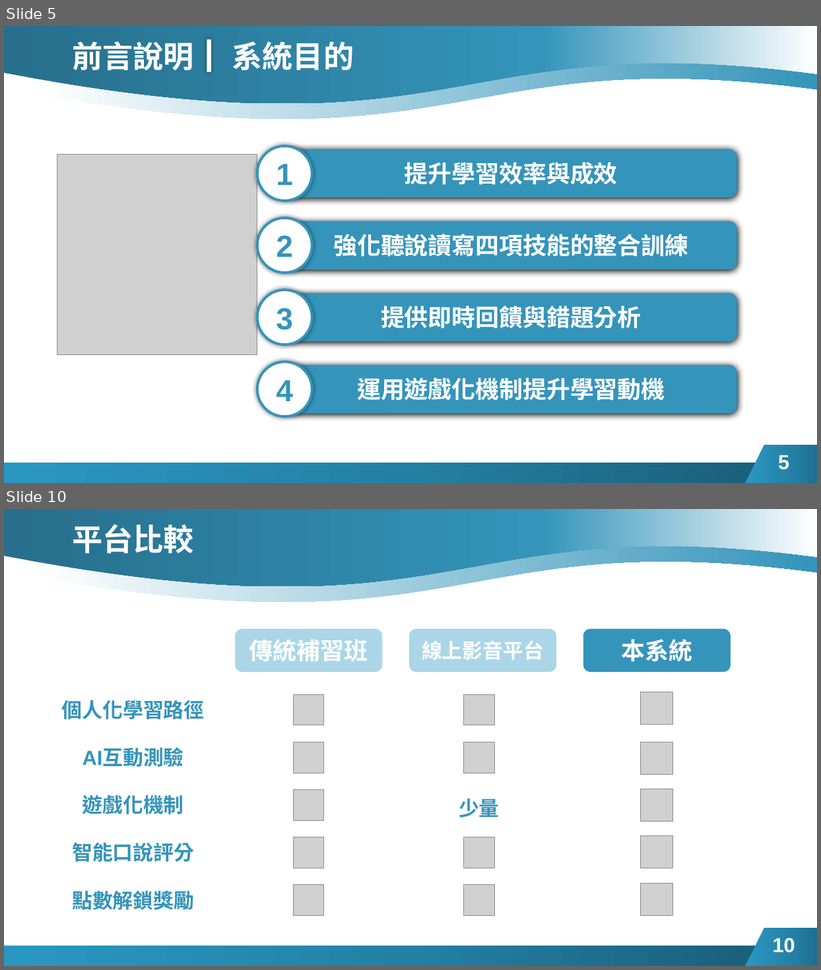
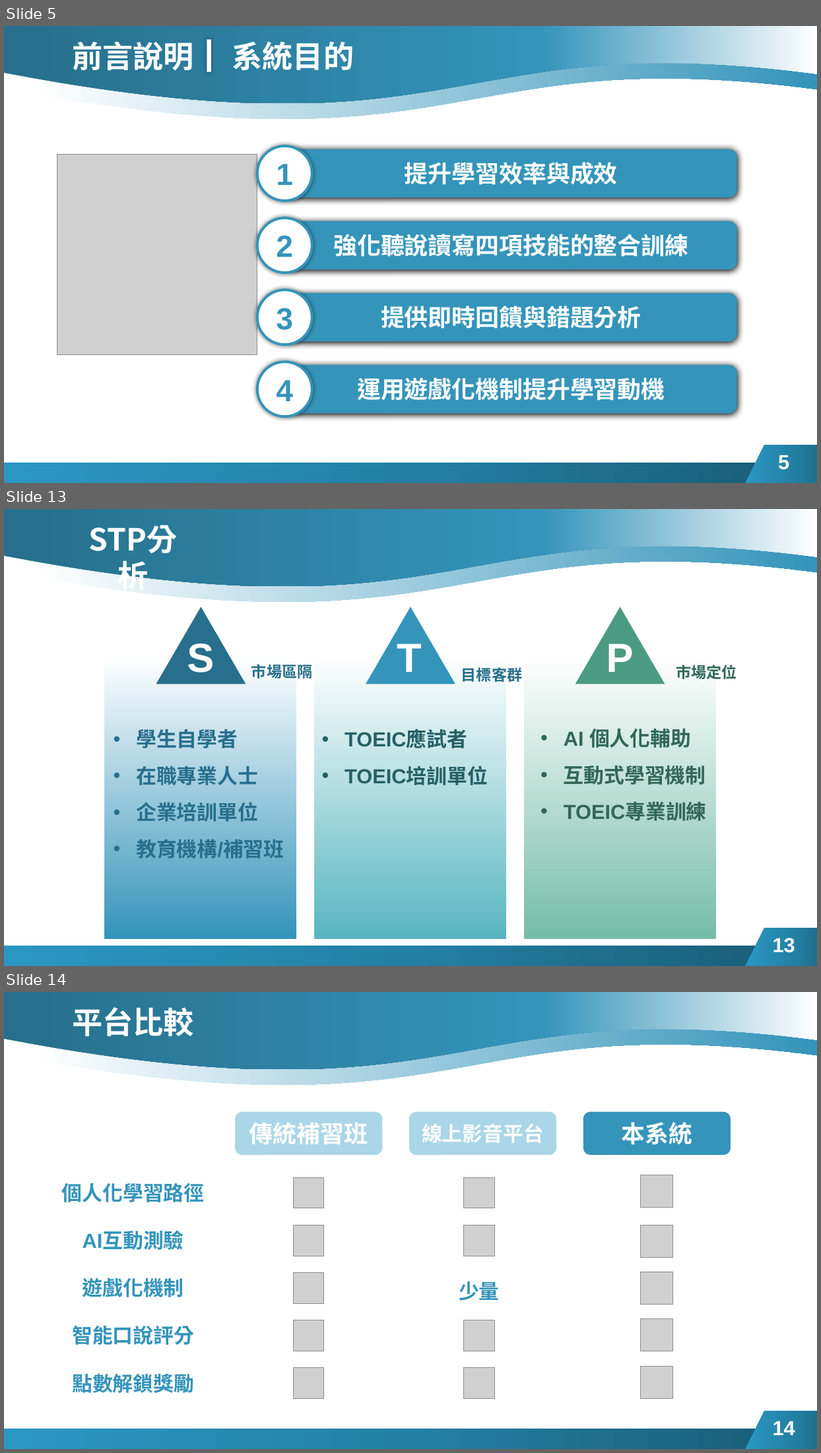
Before and after one commit to imfyn5/AI_system-1, a slide deck: 初審.pptx. Shown one above the other, each under a label of ours: slides 5 and 10 before the commit, slides 5, 13 and 14 after it; the slides between them are not shown. The pictures are 821x970 and 821x1453 pixels, drawn with LibreOffice and Linux fonts; fonts in the diff are those of the drawing; grey boxes stand for pictures. Boxes give left, top, right and bottom in pixels: in the first picture for what was removed or moved away, otherwise in the second. Text is boxed around its words. In the diff, an @@ line names an element or a change of style, - is before the commit and + after.

```diff
--- a/初審.pptx
+++ b/初審.pptx
@@ slide 13 added at (4, 509, 817, 966), background #FFFFFF; not listed: 4 template elements that a slide beside it also shows @@
@@ text added at (69, 517, 198, 560), 36 pt, text #FFFFFF, bold @@
+STP分析
@@ triangle added at (156, 607, 246, 685), fill #276F8B @@
@@ triangle added at (366, 607, 455, 685), fill #3494BA @@
@@ triangle added at (576, 607, 665, 685), fill #4A9B83 @@
@@ text added at (187, 644, 214, 673), 48 pt, text #FFFFFF, bold @@
+S
@@ text added at (397, 644, 422, 672), 48 pt, text #FFFFFF, bold @@
+T
@@ text added at (607, 644, 634, 672), 48 pt, text #FFFFFF, bold @@
+P
@@ rectangle added at (104, 657, 296, 939), fill gradient #FFFFFF to #3494BA @@
@@ text added at (252, 664, 312, 679), 18 pt, text #276F8B, bold @@
+市場區隔
@@ rectangle added at (314, 657, 507, 939), fill gradient #FFFFFF to #58B6C0 @@
@@ rectangle added at (524, 657, 717, 939), fill gradient #FFFFFF to #75BDA7 @@
@@ text added at (676, 665, 737, 679), 18 pt, text #316857, bold @@
+市場定位
@@ text added at (461, 667, 522, 682), 18 pt, text #276F8B, bold @@
+目標客群
@@ text added at (136, 729, 284, 859), 24 pt, text #276F8B, bold @@
+• 學生自學者
+• 在職專業人士
+• 企業培訓單位
+• 教育機構/補習班
@@ text added at (345, 731, 488, 786), 24 pt, text #266066, bold @@
+• TOEIC應試者
+• TOEIC培訓單位
@@ text added at (564, 729, 707, 821), 24 pt, text #316857, bold @@
+• AI 個人化輔助
+• 互動式學習機制
+• TOEIC專業訓練
@@ page number added at (773, 938, 795, 953), 24 pt, text #FFFFFF, bold @@
+13
@@ what was slide 10 is now slide 14 @@
@@ page number at (773, 1421, 795, 1436): text changed @@
-10
+14
```
Also in this commit, not shown: 7 slides changed, 6 other slides added, 2 slides removed.
